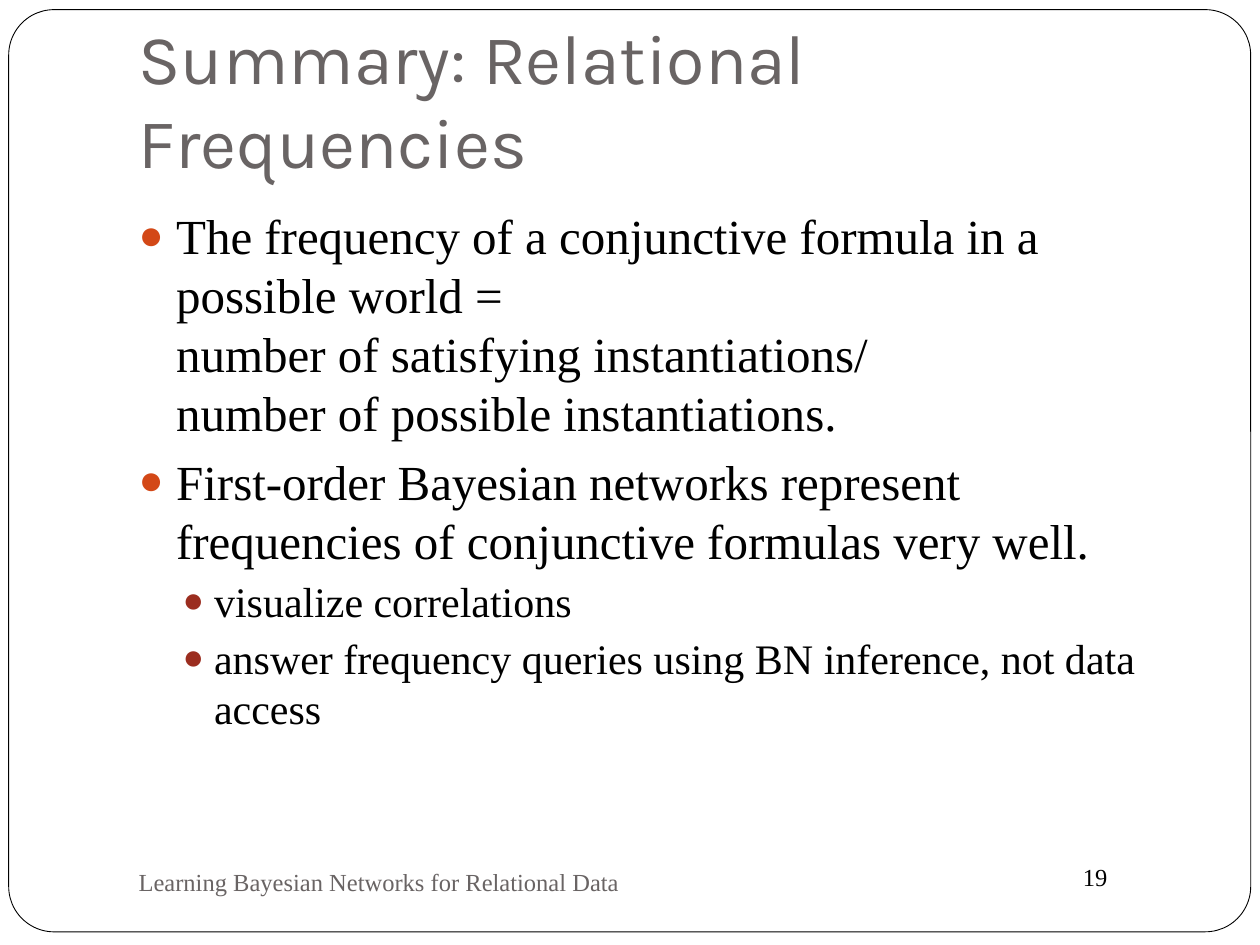
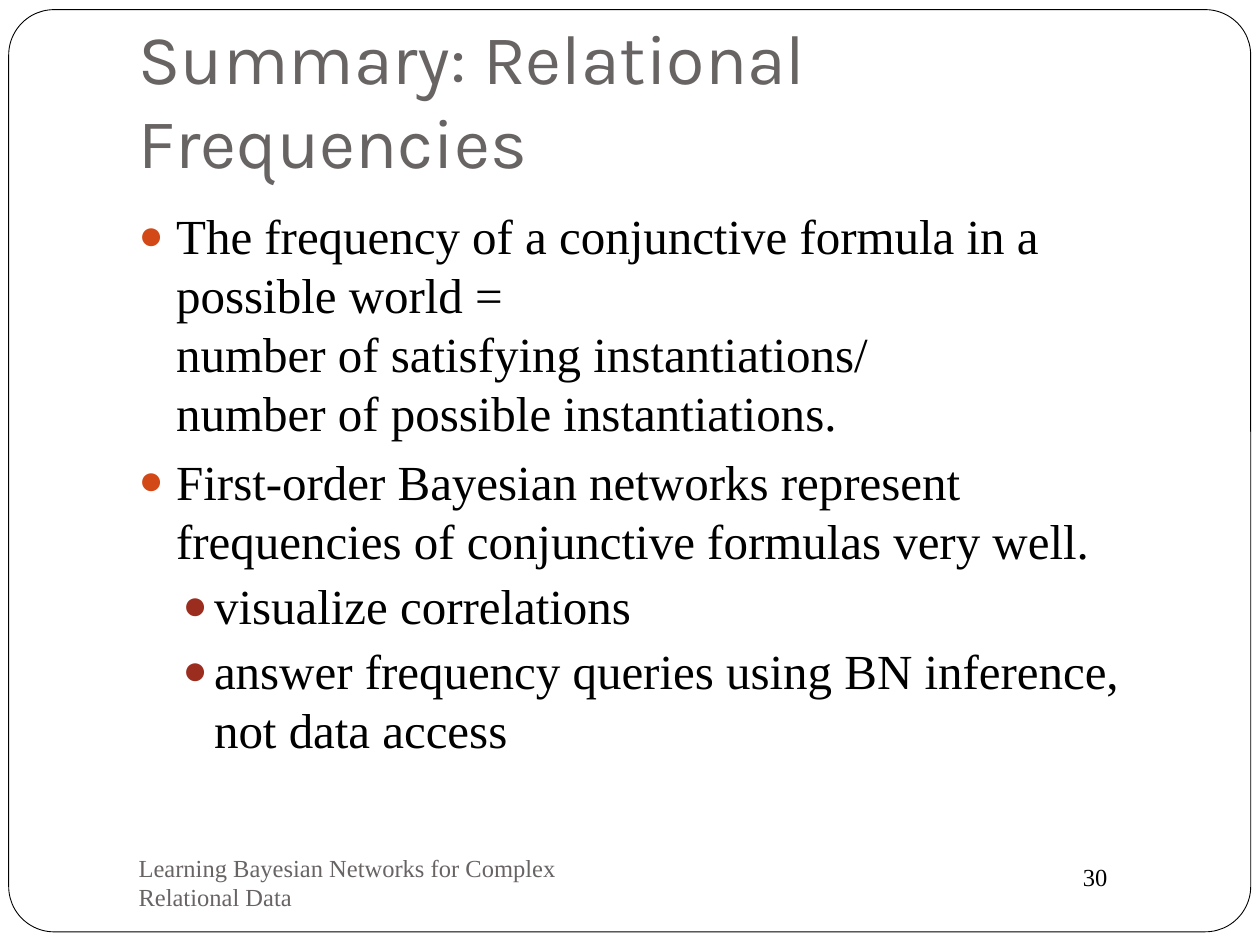
Before and after one commit to oschulte/srl-tutorial-slides, a slide deck: slide 30 of ch2-fo-bayes-nets.pptx (slide 19 before the commit). Drawn at 1260x945 pixels with LibreOffice and Linux fonts; fonts in the diff are those of the drawing. Boxes give left, top, right and bottom in pixels: in the first picture for what was removed or moved away, otherwise in the second. Text is boxed around its words. In the diff, an @@ line names an element or a change of style, - is before the commit and + after.

Commit message:
adding ch2 with data query examples

```diff
--- a/ch2-fo-bayes-nets.pptx
+++ b/ch2-fo-bayes-nets.pptx
@@ text at box(214, 590, 1119, 749): size 24 to 28 pt in "visualize correlations", "answer frequency queries using BN inference, not ..." @@
@@ text at box(139, 860, 555, 906): text changed @@
-Learning Bayesian Networks for Relational Data
+Learning Bayesian Networks for Complex Relational Data
@@ page number at box(1083, 869, 1108, 887): text changed @@
-19
+30
```
Also in this commit, not shown: 12 other slides changed, 13 slides added, 2 slides removed.
